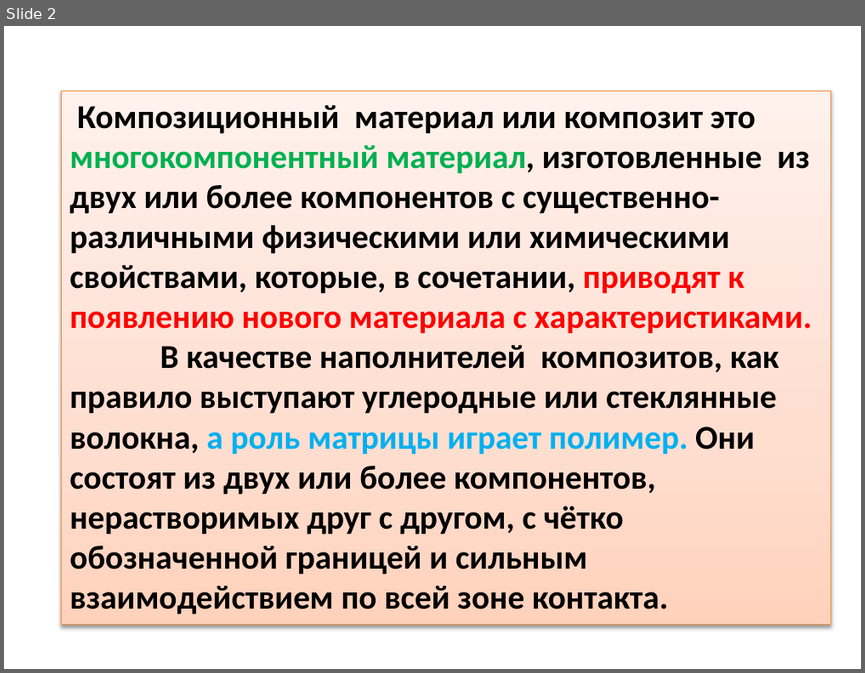
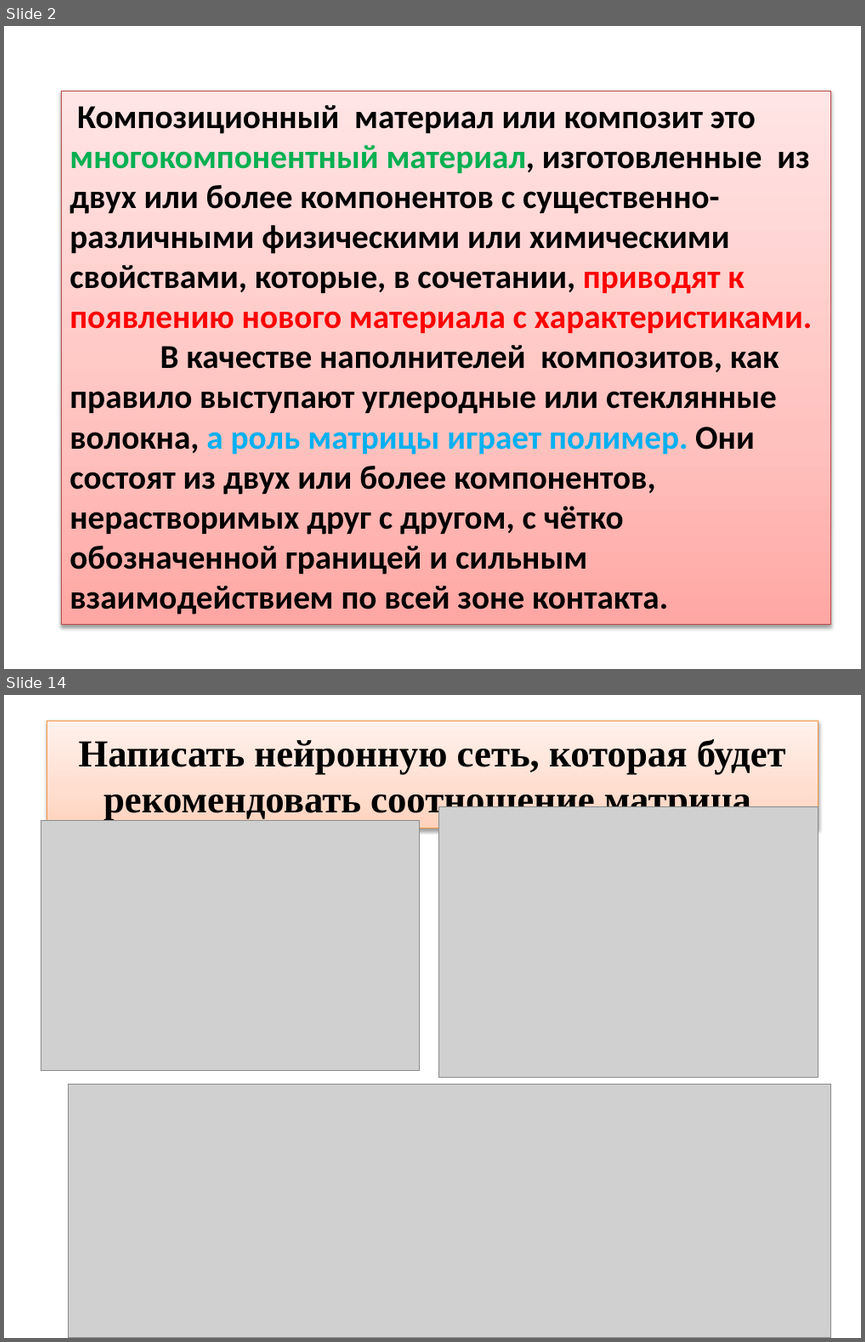
Before and after one commit to svetlanaremizova/svetlana__remizova, a slide deck: Презентация ВКР Ремизова С.Н..pptx. Shown one above the other, each under a label of ours: slide 2 before the commit, slides 2 and 14 after it; the slides between them are not shown. The pictures are 865x673 and 865x1342 pixels, drawn with LibreOffice and Linux fonts; fonts in the diff are those of the drawing; grey boxes stand for pictures. Boxes give left, top, right and bottom in pixels: in the first picture for what was removed or moved away, otherwise in the second. Text is boxed around its words. In the diff, an @@ line names an element or a change of style, - is before the commit and + after.

```diff
--- a/Презентация ВКР Ремизова С.Н..pptx
+++ b/Презентация ВКР Ремизова С.Н..pptx
@@ slide 14 added at <box>4,695,861,1338</box>, background #FFFFFF @@
@@ title added at <box>46,721,818,828</box>, fill gradient #FFD2BD to #FFDED0 to #FFF2ED, outline #F69240 0.75 pt, 32 pt, text #000000, bold @@
+Написать нейронную сеть, которая будет рекомендовать соотношение матрица.
@@ picture added at <box>41,821,420,1071</box> @@
@@ picture added at <box>439,807,818,1077</box> @@
@@ picture added at <box>69,1084,831,1338</box> @@
@@ slide 2 changed as well @@
@@ rectangle "Композиционный материал или композит это ..." at <box>62,91,831,625</box>: fill gradient #FFD2BD to #FFDED0 to #FFF2ED to gradient #FFA6A5 to #FFC0BF to #FFE7E7; outline #F69240 0.75 pt to #BF4C48 0.75 pt @@
```
Also in this commit, not shown: 12 other slides added, 8 slides removed, 1 other file.
